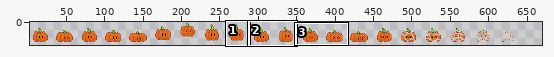
Edited in one commit: pixel-art file (assets/art/enemies/Pumpkin-Sheet.aseprite). Above: a wide view before the commit, with the close-up outlined.
Close-up. As it was:
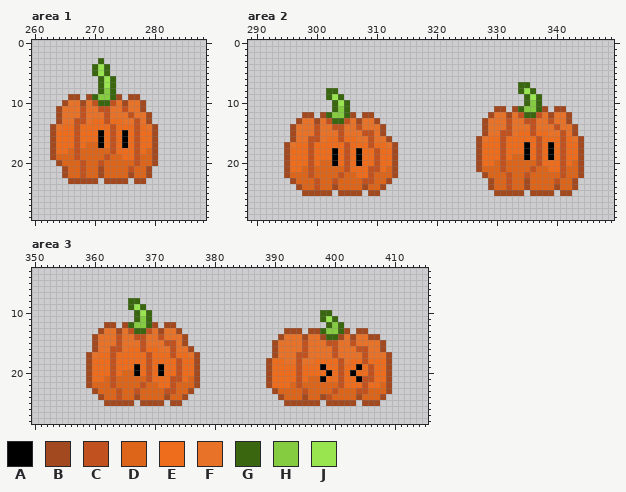
672x32 pixels, 1 frame. Shown: area 1: x 260..288, y 0..29; area 2: x 289..349, y 0..29; area 3: x 350..415, y 3..28. The old version is drawn lined up with the new one, on the new canvas. The wide view leaves out empty margins. The commit also changed other parts of the picture, which this record leaves out.
Palette (. is transparent): A #000000  B #a24920  C #c1521f  D #dd651a  E #ee6d1c  F #e87228  G #3a6610  H #85cc41  J #99e550
Pixels before, area 1, first column x 263:
 3 ........G.........
 4 .......GJG........
 5 .......GJG........
 6 ........GJG.......
 7 ........GJG.......
 8 ........GHG.......
 9 ...BB.BGHHGB.BB...
10 ..BFFBFCGGCFBFFB..
11 .BFFFCFFCCFFCFFB..
12 .BFFFCFFFCFFFCFFB.
13 .BFFCCFEECEEFFCFB.
14 BFEECEEEEECEEECEFB
15 BEEECEEEAECEAECEEB
16 BEEECEEEAECEAECEEB
17 BEEECEDDAECEAECEEB
18 BEEDCDDDDDCEEECEDB
19 BDDDCDDDDCDDEECDDB
20 .BDDDCDDCDDDDDCDDB
21 ..BDDCDDBDDDDCDDB.
22 ..BDDCDDBDDDDBDDB.
23 ...BBBBB.BBBB.BB..
Pixels before, area 2, first column x 295:
 7 .......................................GG.........
 8 .......GG..............................GJG........
 9 .......GJG..............................GJG.......
10 ........GJG.............................GHG.......
11 ........GHG........................BB.BGHHGB.BB...
12 ...BB.BGHHGB.BB...................BFFBFCGGCFBFFB..
13 ..BFFBFCGGCFBFFB.................BFFFCFFCCFFCFFB..
14 .BFFFCFFCCFFCFFFB................BFFFCFFFCFFFCFFB.
15 .BFFFCFFFCFFFCCFB................BFFCCFEECEEFFCFB.
16 .BFFCCFEECEEFFCFFB..............BFEECEEEEECEEECEFB
17 BFEECEEEEECEEECEEFB.............BEEECEEEAECEAECEEB
18 BEEECEEEAECEAEECEEB.............BEEECEEEAECEAECEEB
19 BEEECEEEAECEAEECEEB.............BEEECEDDAECEAECEEB
20 BEEECEDDAECEAEECEEB.............BEEDCDDDDDCEEECEDB
21 BEEDCDDDDDCEEECCEDB.............BDDDCDDDDCDDEECDDB
22 BDDDCDDDDCDDEECDDDB..............BDDDCDDCDDDDDCDDB
23 .BDDDCDDCDDDDCCDDB................BDDCDDBDDDDCDDB.
24 ..BDDCDDBDDDDBDDB.................BDDCDDBDDDDBDDB.
25 ...BBBBB.BBBB.BB...................BBBBB.BBBB.BB..
Pixels before, area 3, first column x 359:
 8 .......GG..........................................
 9 .......GJG.........................................
10 ........GJG............................GG..........
11 ........GHG............................GJG.........
12 ...BB.BGHHGB.BB.........................GHG........
13 ..BFFBFCGGCFBFFB.................BBB.BBGHHGB.BB....
14 .BFFFCFFCCFFCFFFB...............BFFFBFFBGGBFBFFBB..
15 .BFFFCFFFCFFFCCFB..............BFFFFCFFFCCFFCFFFFB.
16 .BFFCCFEECEEFFCFFB.............BFFFFCFFFFCFFFCCFFB.
17 BFEECEEEEECEEECEEFB............BFFFCCFFFFCFFFFCFFFB
18 BEEECEEEEECEEEECEEB...........BEEFFCFFEEEECFEECEEEB
19 BEEECEEEAECEAEECEEB...........BEEEECEEEAEECEEAECEEB
20 BEEECEDDAECEAEECEEB...........BEEEECEEEEAECEAEECEEB
21 BEEDCDDDDDCEEECCEDB...........BEEEECEDDAEECEEACCEEB
22 BDDDCDDDDCDDEECDDDB...........BEEEDCDDDDDDCEEECEEDB
23 .BDDDCDDCDDDDCCDDB.............BDDDDCDDDDCDDDCCDDDB
24 ..BDDCDDBDDDDBDDB...............BDDDBDDBCDDDDBDDDB.
25 ...BBBBB.BBBB.BB.................BBBBBB.BBBBB.BBB..
After the commit:
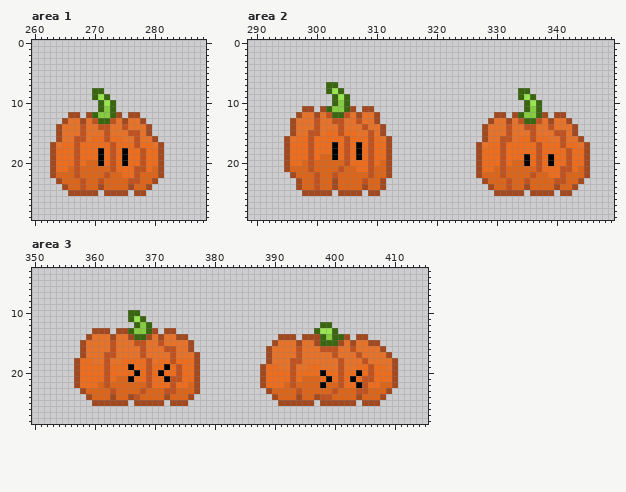
Changes in this commit:
canvas 672x32 -> 704x32
Changed rows in their new state; - is an unchanged pixel.
Area 1:
first column x 263:
 3 --------.----------
 4 -------...---------
 5 -------...---------
 6 --------...--------
 7 --------...--------
 8 -------G-..--------
 9 ---..-.-JG..-..----
10 --......-JG.....---
11 -.......GHG.....---
12 -..BB.BGHHGB.BB..--
13 -.B-FB-CGGCFB-FB.--
14 .BFFFCFFCCFFCFFFB.-
15 .BFFFCFFFCFFFC-FB.-
16 .BFF-CF-ECE-FF-FF--
17 -F----EEE---E----FB
18 ---E-EEEAE--A-ECEEB
19 -EEE-EEEAECEA-ECEEB
20 BEEECE--AECEAEECEEB
21 BEE-CD--D-CEEECCEDB
22 BDD-CD--DC--EEC-DDB
23 -BDDDCDDCDDDDCCDDB-
24 --BDDCDDBDDDDBDDB--
25 ---BBBBB-BBBB-BB---
Area 2:
first column x 295:
 7 -------GG------------------------------..----------
 8 --------JG------------------------------G.---------
 9 -------.GJG----------------------------GJG.--------
10 ---------H-------------------------------J---------
11 ---BB-BGH--B-BB--------------------..-..G--.-..----
12 --BFFBFCGGCFBFFB------------------.BB.BGHHGB.BB.---
13 -BF--C-FCCF-C--------------------.B--B-CGGC-B------
14 --------F---FC--------------------------C---CF-----
15 ----C--EE-EE-F----------------------F--FF-FF-C-----
16 BFEE-EE--EC-EE-E----------------.BFF-CF--CE-FF-F---
17 -E------A---A----B.--------------F------E---E----FB
18 --------------CE-B.---------------------E---E-EC-EB
19 ------DD------CE-B.-------------------EE------EC-EB
20 ---D-D--DD--E-CEDB.----------------E-E--AE--A-ECEEB
21 -DD------CDD---DDB.--------------EE------DCE---CEDB
22 .B--DC--CD--DD---B.-------------BD--CD--DC--EE---DB
23 -.B-----B-----D-B.---------------BD-----C-----C-DB-
Area 3:
first column x 357:
 8 ---------..-------------------------------------------
 9 ---------...------------------------------------------
10 ---------G-..----------------------------..-----------
11 ---------GJG.----------------------------...----------
12 -----..-..G--.-..------------------------G-..---------
13 ---B-B.-BGHHGB.BB.-----------------...-.GJJG..-..-----
14 --BF--BF-BGGB-B--B-----------------BB.-BBGH-GB.BB..---
15 -BFF--CF--C---CFF-FB-----------------BF-BGGGB-B--BB.--
16 -BFF---F-FF-FF-C----------------BF---CF--CC---CFF-----
17 -BF-FC-FFFFCFFFF-FF-------------BF----F--------CF-----
18 BEEFFCFF-----F--CE---------------FF-C---FFFF--FF-FFFFB
19 BEE--CE--AE---EA---------------BE-FFCFF--FFF-FFE----FB
20 BEE--CE-EE---------------------BE---CE---AE---EA----EB
21 BEE--CE--AEE---A---E-----------BE---CED--EA---AE----EB
22 BEEE-CD----DCE---EE------------BE--DCD---A-----A----DB
23 -BDD--CD--DC-------DB-----------BD---CD---------------
24 --BDD-BD-BC-------DB-------------BD--BD-BC------------
25 ---BB----.B-------B---------------B-----.B------------
